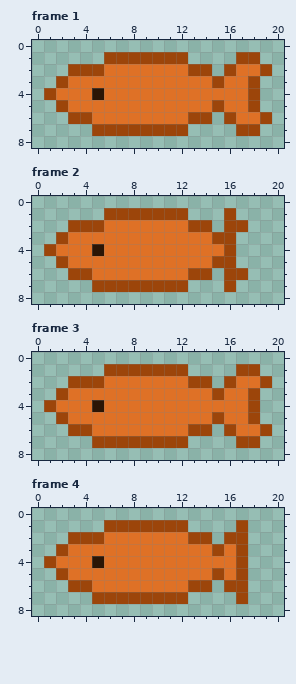
Edited in one commit: pixel-art file (assets/images/asepriteFiles/fishSprite.aseprite). The picture above is the old version.
21x9 pixels, 4 frames. Shown: frame 1, frame 2, frame 3, frame 4.
The same view after the edit:
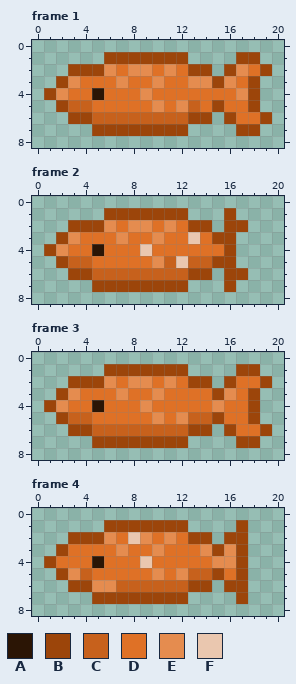
Palette (. is transparent): A #2b1505  B #9c450a  C #c7611c  D #df7126  E #e58c4f  F #eac7af
The edit:
Frame 1:
y 2: x 6 D -> E; x 8..9 DD -> EE; x 11 D -> E; x 17 D -> E
y 3: x 3 D -> E; x 7 D -> E; x 10 D -> E; x 13..14 DD -> EE; x 16 D -> E
y 4: x 2 D -> E; x 9 D -> E; x 17 D -> E
y 5: x 3..4 DD -> CC; x 10 D -> E; x 12..13 DD -> EC
y 6: x 5..12 DDDDDDDD -> CCCCCCCC
Frame 2:
y 2: x 6 D -> E; x 8..9 DD -> EE; x 11 D -> E
y 3: x 3 D -> E; x 7 D -> E; x 10 D -> E; x 13 D -> F
y 4: x 2 D -> E; x 9 D -> F
y 5: x 3..4 DD -> CC; x 10..14 DDDDD -> ECFCC
y 6: x 5..12 DDDDDDDD -> CCCCCCCC
Frame 3:
y 2: x 6 D -> E; x 8..9 DD -> EE; x 11 D -> E
y 3: x 3 D -> E; x 7 D -> E; x 10 D -> E; x 16 D -> E
y 4: x 2 D -> E; x 9 D -> E; x 15 D -> E
y 5: x 3..4 DD -> CC; x 10 D -> E; x 12..14 DDD -> ECC
y 6: x 5..12 DDDDDDDD -> CCCCCCCC
Frame 4:
y 2: x 6 D -> E; x 8..9 DD -> FE; x 11 D -> E
y 3: x 7 D -> E; x 10 D -> E; x 14 D -> E; x 16 D -> E
y 4: x 9 D -> F; x 15..16 DD -> EE
y 5: x 3..4 DD -> EC; x 10 D -> E; x 12..14 DDD -> ECC
y 6: x 5..12 DDDDDDDD -> EECCCCCC
Boxes around the changes in both pictures, in picture pixels (x1, y1, x2, y2):
changed: (56, 64, 248, 124)
changed: (56, 220, 212, 280)
changed: (56, 376, 236, 436)
changed: (68, 532, 236, 592)
